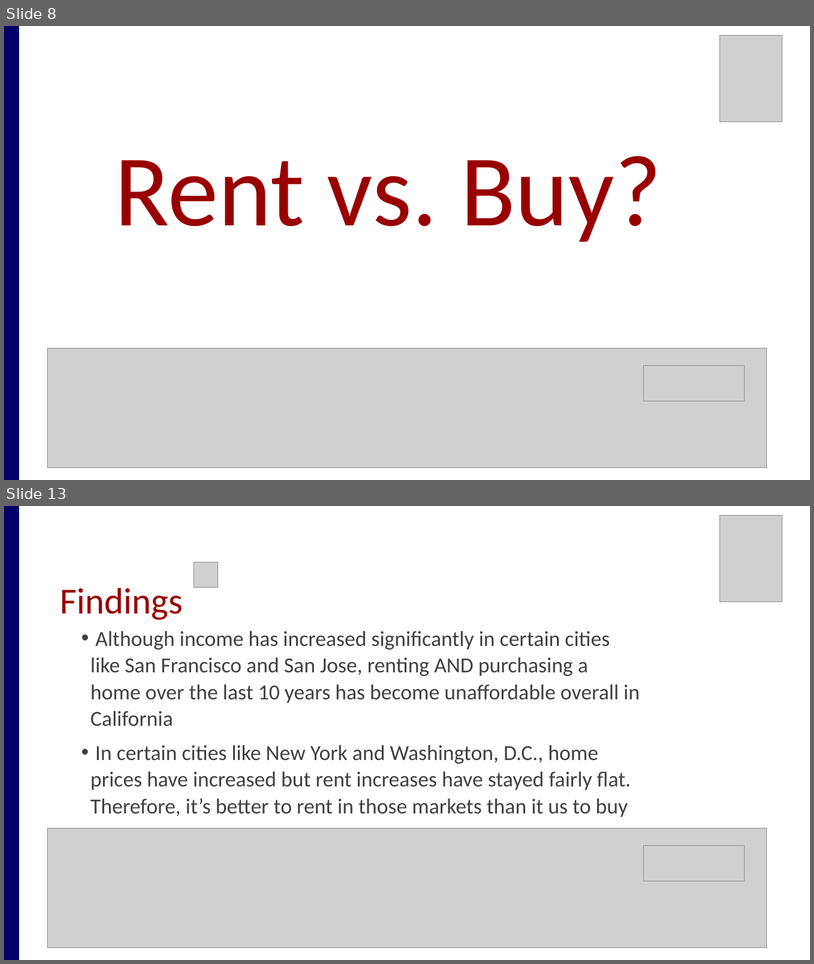
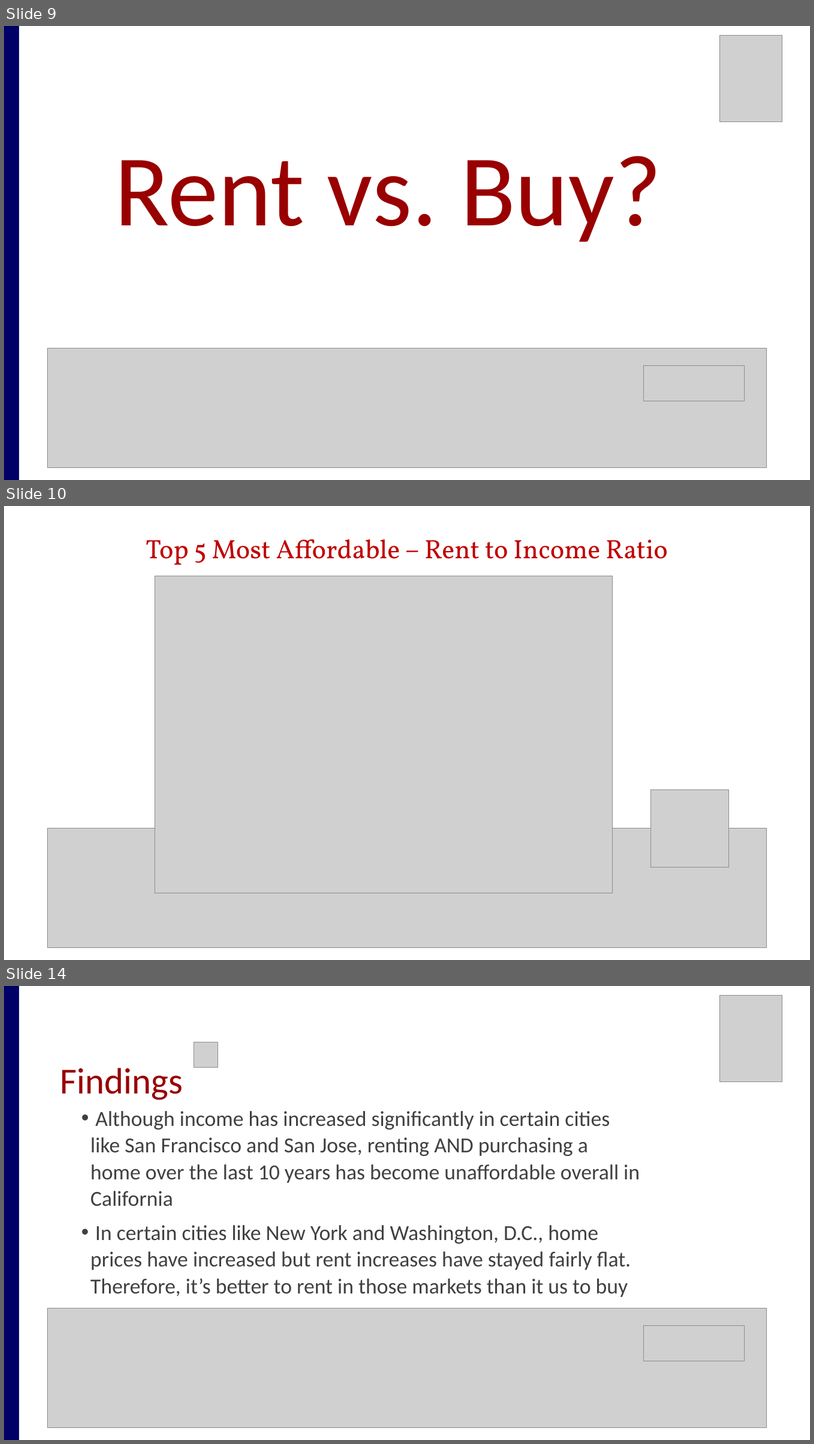
Before and after one commit to amiraligh89/RealEstate_Project1, a slide deck: RealEstate_Presentation.pptx. Shown one above the other, each under a label of ours: slides 8 and 13 before the commit, slides 9, 10 and 14 after it; the slides between them are not shown. The pictures are 814x964 and 814x1444 pixels, drawn with LibreOffice and Linux fonts; fonts in the diff are those of the drawing; grey boxes stand for pictures. Boxes give left, top, right and bottom in pixels: in the first picture for what was removed or moved away, otherwise in the second. Text is boxed around its words. In the diff, an @@ line names an element or a change of style, - is before the commit and + after.

```diff
--- a/RealEstate_Presentation.pptx
+++ b/RealEstate_Presentation.pptx
@@ slide 10 added at box(4, 506, 810, 960), background #FFFFFF @@
@@ text added at box(146, 539, 668, 565), 52 pt, text #C00000 @@
+Top 5 Most Affordable – Rent to Income Ratio
@@ picture added at box(155, 576, 613, 893) @@
@@ picture added at box(651, 789, 729, 867) @@
@@ picture added at box(48, 828, 767, 947) @@
@@ what was slide 8 is now slide 9 @@
@@ what was slide 13 is now slide 14 @@
```
Also in this commit, not shown: 2 slides changed, 4 other slides added, 4 slides removed, 1 other file.
